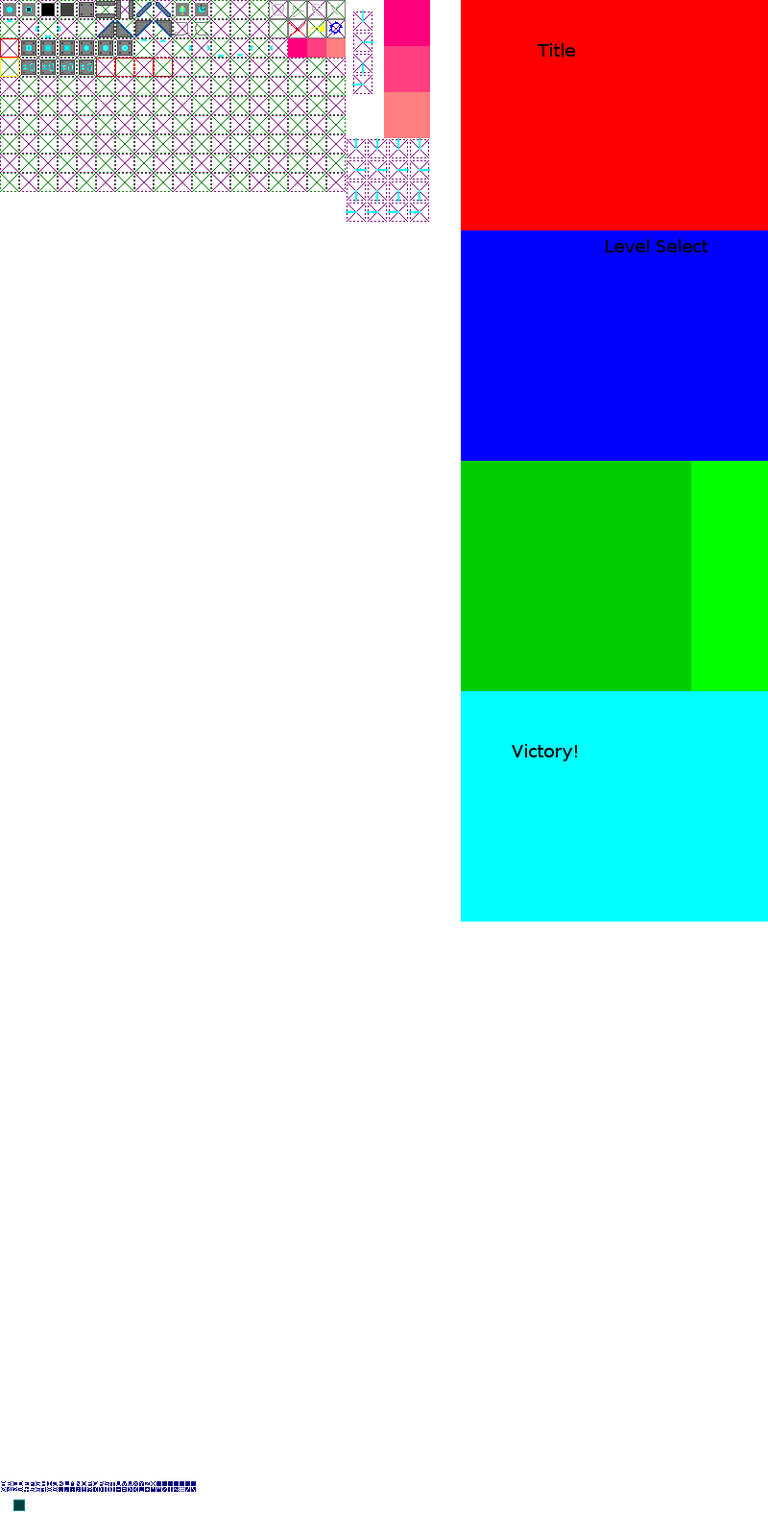
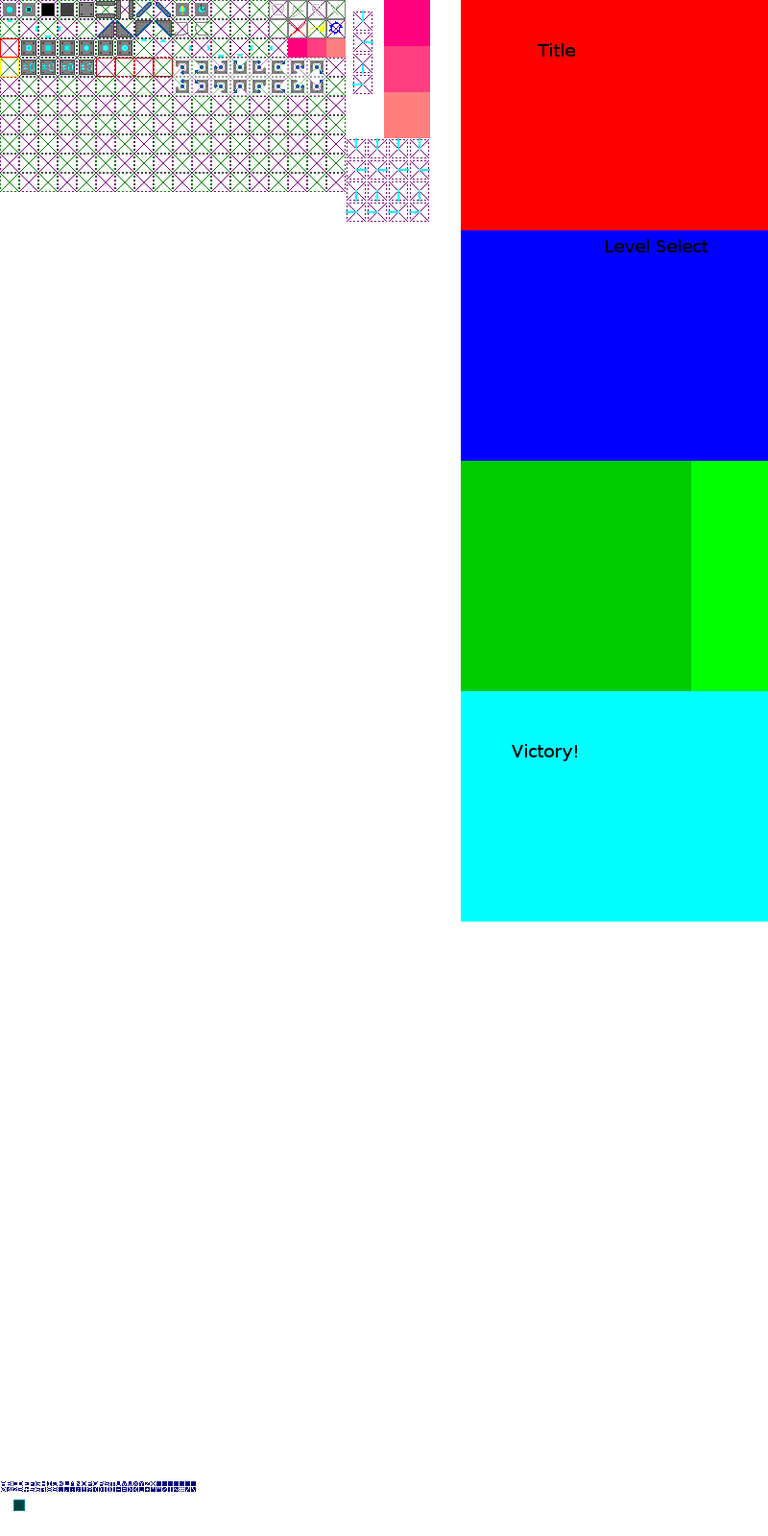
Revision of a layered 768 x 1536 image; what changed, layer by layer:
painted on "stuff" over [175, 60, 324, 94]
painted on "helpers" over [172, 57, 327, 96]
